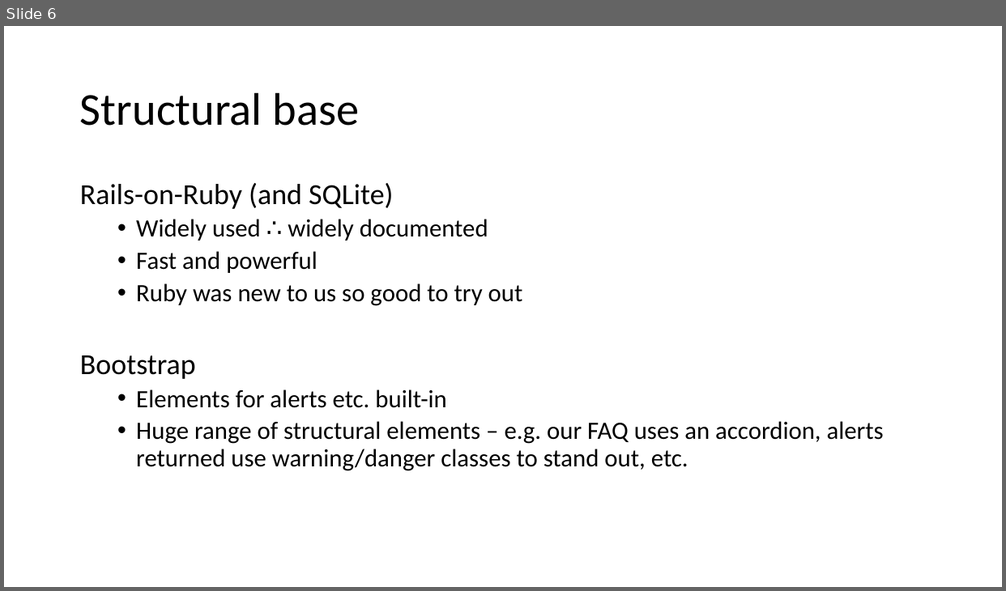
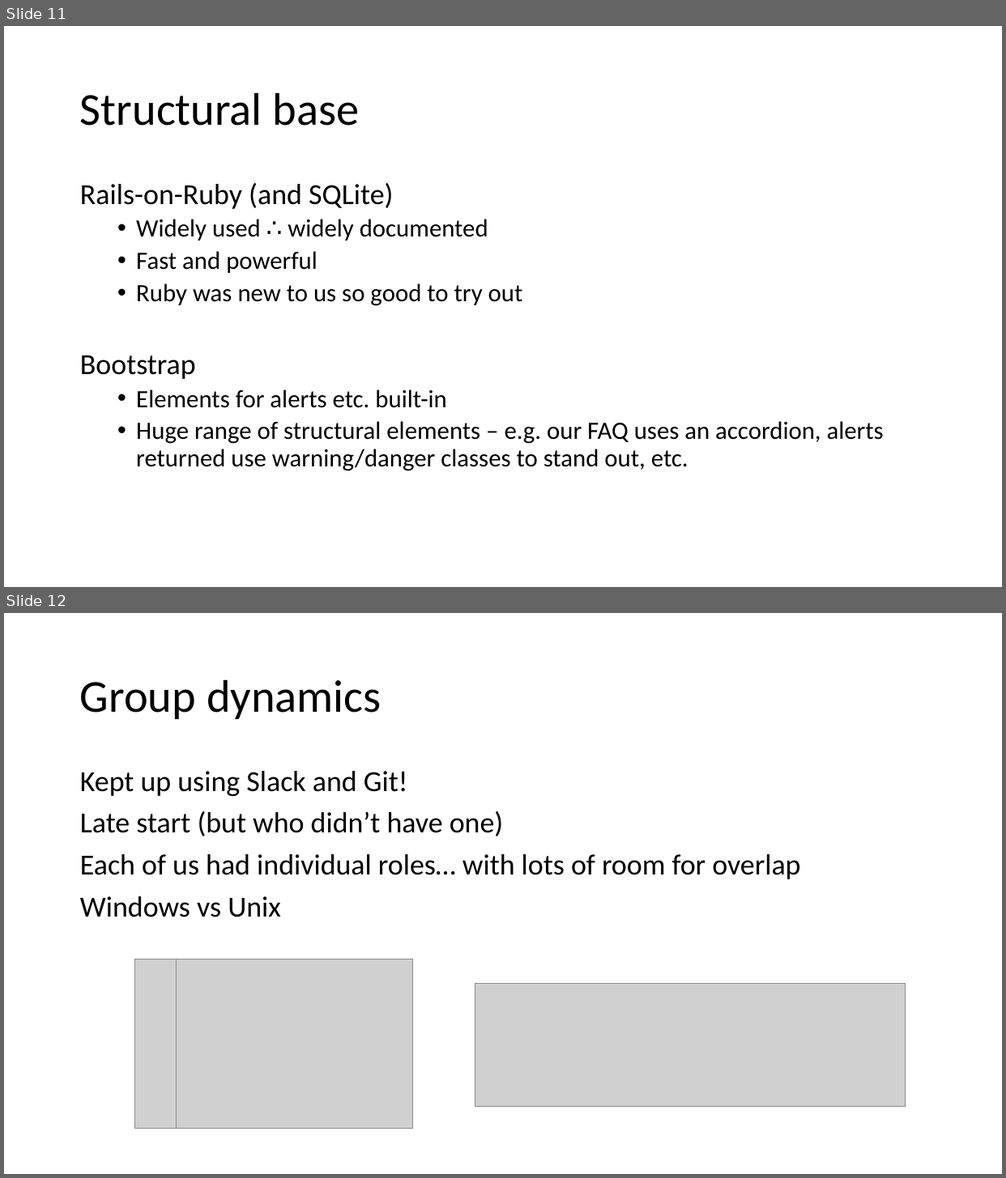
Before and after one commit to robertbastian/robin, a slide deck: presentation/group5_presentation.pptx. Shown one above the other, each under a label of ours: slide 6 before the commit, slides 11 and 12 after it. The pictures are 1006x591 and 1006x1178 pixels, drawn with LibreOffice and Linux fonts; fonts in the diff are those of the drawing; grey boxes stand for pictures. Boxes give left, top, right and bottom in pixels: in the first picture for what was removed or moved away, otherwise in the second. Text is boxed around its words. In the diff, an @@ line names an element or a change of style, - is before the commit and + after.

```diff
--- a/presentation/group5_presentation.pptx
+++ b/presentation/group5_presentation.pptx
@@ slide 12 added at [4,613,1002,1174], background #FFFFFF @@
@@ title added at [80,679,381,719], 44 pt, text #000000 @@
+Group dynamics
@@ text added at [80,771,800,918], 28 pt, text #000000 @@
+Kept up using Slack and Git!
+Late start (but who didn’t have one)
+Each of us had individual roles… with lots of room for overlap
+Windows vs Unix
@@ picture added at [135,960,177,1129] @@
@@ picture added at [177,960,413,1129] @@
@@ picture added at [475,983,906,1107] @@
@@ what was slide 6 is now slide 11 @@
```
Also in this commit, not shown: 2 slides changed, 5 other slides added, 1 slide removed.
